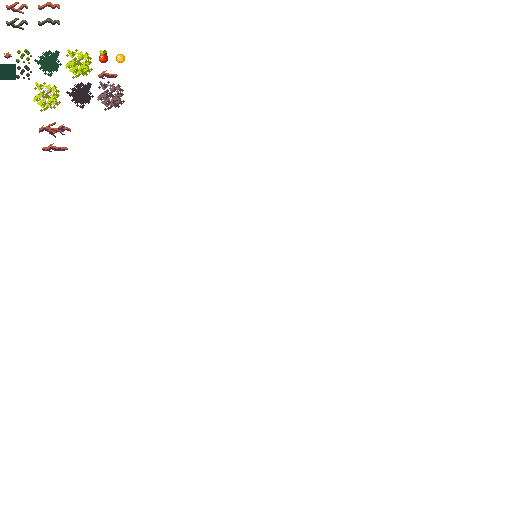
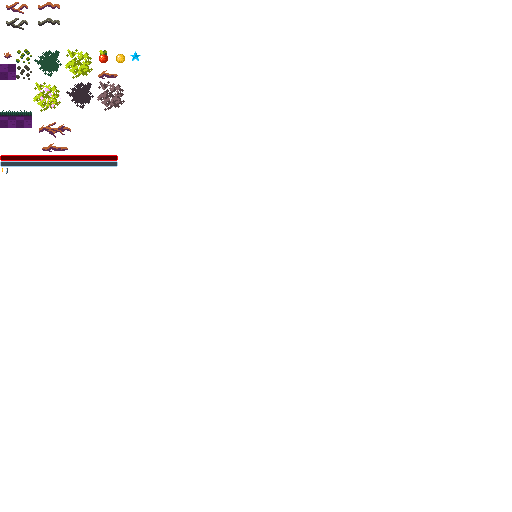
The second 512x512 image is a revision of the first. Changes to its layers:
painted on "tiles" over [0, 51, 141, 174]
